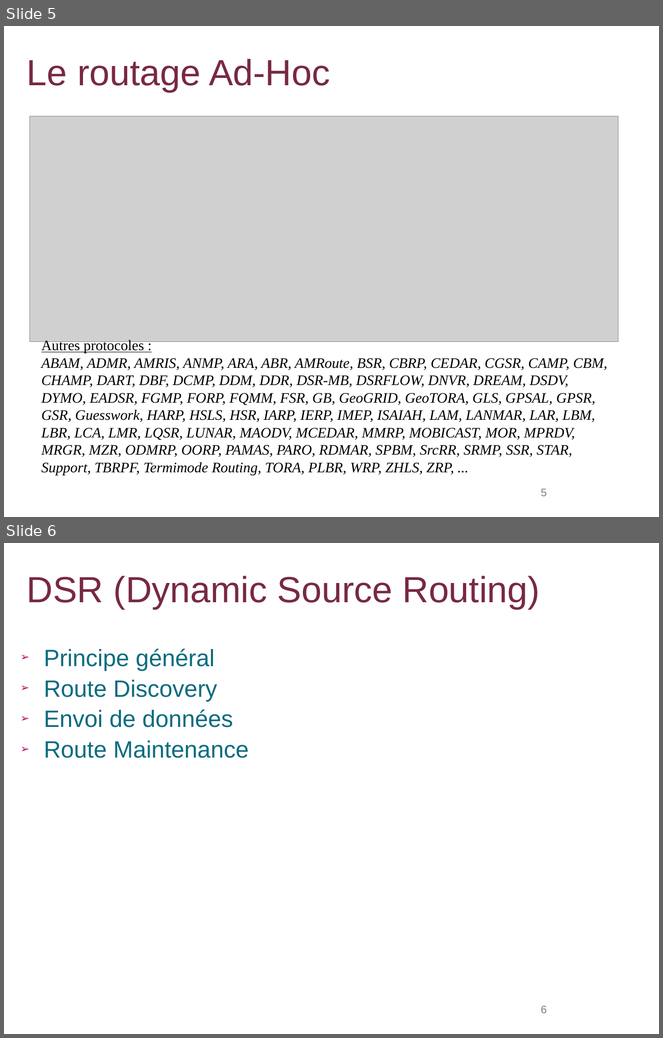
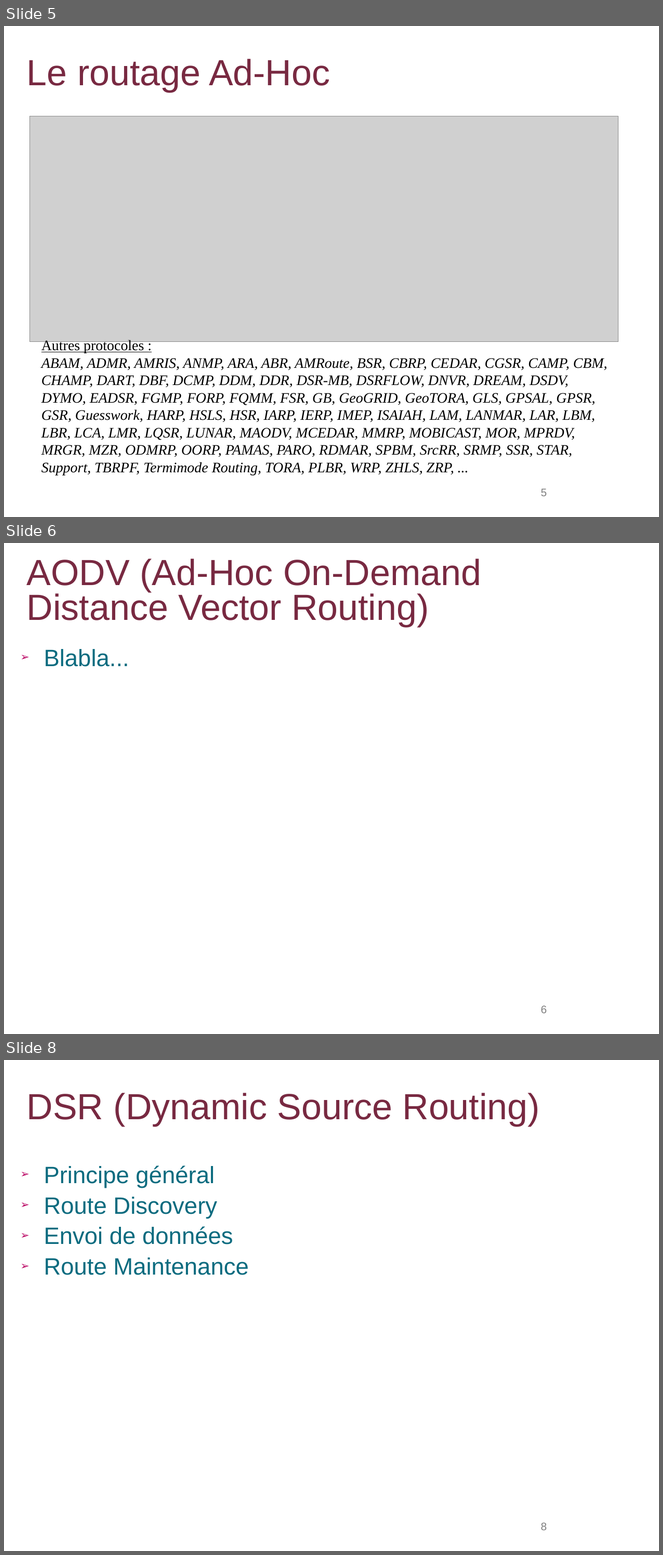
Before and after one commit to lbarbisan/adhoc, a slide deck: work/les_routages_adhoc.odp. Shown one above the other, each under a label of ours: slides 5 and 6 before the commit, slides 5, 6 and 8 after it; the slides between them are not shown. The pictures are 663x1038 and 663x1555 pixels, drawn with LibreOffice and Linux fonts; fonts in the diff are those of the drawing; grey boxes stand for pictures; background and template pictures are left out. Boxes give left, top, right and bottom in pixels: in the first picture for what was removed or moved away, otherwise in the second. Text is boxed around its words. In the diff, an @@ line names an element or a change of style, - is before the commit and + after.

```diff
--- a/work/les_routages_adhoc.odp
+++ b/work/les_routages_adhoc.odp
@@ slide 6 added at (4,543,659,1034), background #FFFFFF @@
@@ title added at (27,559,481,627), 40 pt, text #782941 @@
+AODV (Ad-Hoc On-Demand Distance Vector Routing)
@@ text added at (44,649,129,667), 26 pt, text #0B6B7F @@
+➢ Blabla...
@@ page number added at (541,1006,547,1014), 12 pt, text #808080 @@
+6
@@ what was slide 6 is now slide 8 @@
```
Also in this commit, not shown: 1 slide changed, 1 other slide added.
